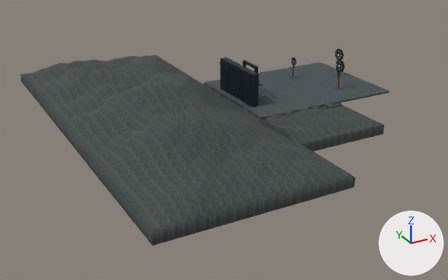
A saved change to the glTF model authoring/environment/coastal-supported-runtime.glb.
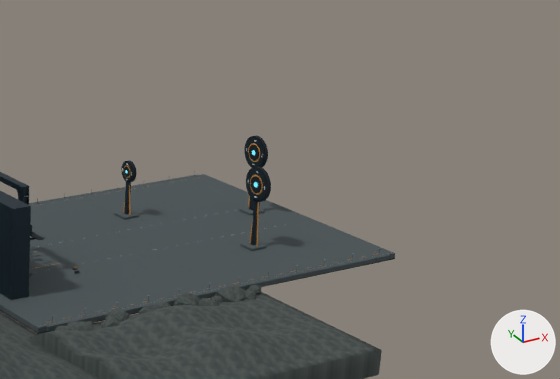
Each version appears first whole from a 50 mm camera at (-1130.0, -1577.0, 653.0) aimed at (-257.0, 11.0, -140.0), and next in a close-up on the part from 55% to 100% of the width and 0% to 48% of the height. Arrows for +X, +Y and +Z are at lower right; the lights stay in place. The first two pictures are the older version. Where no turn or scale is listed for an object, it has been applied to the vertices.

Objects in the first close-up: 'Mesh_NorthShore_941', 'Mesh_PortalLintel_251', 'Mesh_RightWing_250', 'Mesh_Slab_17', 'Mesh_Slab_24', 'Mesh_Slab_25', 'Mesh_Slab_33', 'Mesh_Slab_35', 'Mesh_Slab_62', 'Mesh_Slab_7', 'Mesh_Slab_8', 'Mesh_TargetInset_406', 'Mesh_TargetMast_400', 'Mesh_TargetMast_413', 'Mesh_TargetMast_426', 'Mesh_TargetPlate_404', 'Mesh_TargetShield_403', 'Mesh_TargetSupport_402', 'Mesh_TargetSupport_414', 'Mesh_WesternBluff_940' and 126 more.
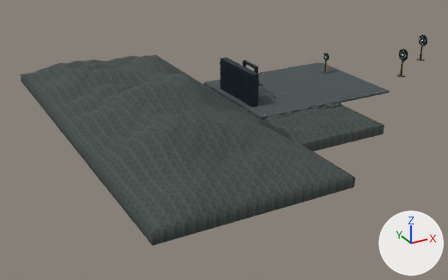
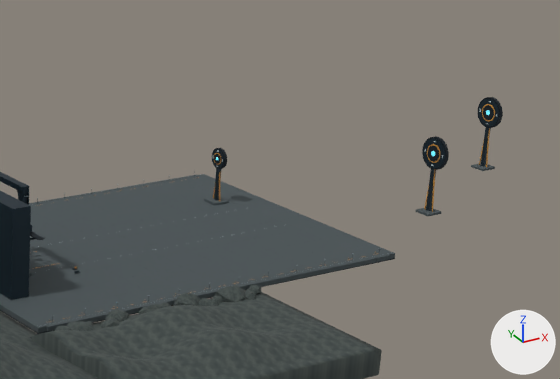
ob_joint_target01 is not drawn itself; it is the parent of ob_mesh_targetbase_399, ob_mesh_targettick_410, ob_mesh_targettick_411.
ob_joint_target02 is not drawn itself; it is the parent of ob_mesh_targetbase_412, ob_mesh_targetsupport_415, ob_mesh_targetshield_416, ob_mesh_targetplate_417, ob_mesh_targetring_418, ob_mesh_targetinset_419, ob_mesh_targetcore_420, ob_mesh_targettick_421.
ob_joint_target03 is not drawn itself; it is the parent of ob_mesh_targetbase_425, ob_mesh_targetsupport_427, ob_mesh_targetsupport_428, ob_mesh_targetshield_429, ob_mesh_targetplate_430, ob_mesh_targetring_431, ob_mesh_targetinset_432, ob_mesh_targetcore_433.

What differs and where, as boxes (x1, y1, x2, y2) in the close-ups (560 x 379 px):
'Mesh_TargetPlate_417', moved: before (247, 169, 267, 200); after (423, 139, 445, 168)
'Mesh_TargetPlate_430', moved: before (245, 138, 264, 167); after (478, 99, 499, 126)
'Mesh_TargetShield_416', moved: before (246, 167, 271, 202); after (422, 136, 449, 170)
'Mesh_TargetMast_413', moved: before (251, 199, 260, 245); after (426, 169, 436, 211)
'Mesh_TargetShield_429', moved: before (244, 136, 268, 168); after (478, 97, 503, 128)
'Mesh_TargetMast_400', moved: before (124, 182, 131, 214); after (214, 168, 221, 200)
'Mesh_TargetBase_412', moved: before (240, 242, 267, 251); after (416, 208, 441, 216)
'Mesh_TargetInset_419', moved: before (251, 176, 262, 193); after (428, 146, 439, 162)
'Mesh_TargetBase_399', moved: before (114, 211, 139, 220); after (204, 197, 229, 205)
'Mesh_TargetInset_432', moved: before (249, 145, 259, 161); after (483, 105, 494, 120)
'Mesh_TargetMast_426', moved: before (249, 197, 254, 210); after (481, 127, 491, 166)
'Mesh_TargetBase_425', moved: before (239, 207, 264, 215); after (471, 163, 495, 171)
'Mesh_TargetPlate_404', moved: before (122, 162, 133, 181); after (212, 149, 224, 168)
'Mesh_TargetShield_403', moved: before (121, 160, 137, 182); after (212, 148, 227, 169)
'Mesh_TargetRing_418', moved: before (250, 175, 263, 195); after (427, 144, 441, 163)
'Mesh_TargetSupport_415', moved: before (256, 202, 259, 246); after (432, 171, 435, 212)
'Mesh_TargetRing_431', moved: before (248, 143, 260, 162); after (482, 104, 495, 121)
'Mesh_TargetInset_406', moved: before (124, 167, 130, 177); after (214, 154, 221, 164)
'Mesh_TargetSupport_414', moved: before (249, 220, 253, 243); after (424, 185, 429, 209)
'Mesh_TargetSupport_427', moved: before (248, 196, 250, 208); after (479, 141, 484, 165)
'Mesh_TargetCore_420', moved: before (254, 182, 258, 188); after (431, 151, 435, 156)
'Mesh_TargetCore_433', moved: before (252, 150, 255, 155); after (486, 110, 490, 115)

Patch to the scene script:
```diff
--- a/authoring/environment/coastal-supported-runtime.glb.py
+++ b/authoring/environment/coastal-supported-runtime.glb.py
@@ ob_joint_target01 @@
 ob_joint_target01.parent = ob_coastalprovingground
-ob_joint_target01.location = (50.0, 82.0, 0.0)
+ob_joint_target01.location = (180.0, 75.0, 0.0)
@@ ob_mesh_targetmast_400 @@
 ob_mesh_targetmast_400 = bpy.data.objects.new('Mesh_TargetMast_400', me_mesh_targetmast_400)
-ob_mesh_targetmast_400.location = (50.0, 82.0, 29.0)
+ob_mesh_targetmast_400.location = (180.1, 75.0, 29.0)
@@ ob_mesh_targetsupport_402 @@
 ob_mesh_targetsupport_402 = bpy.data.objects.new('Mesh_TargetSupport_402', me_mesh_targetsupport_402)
-ob_mesh_targetsupport_402.location = (50.0, 78.0, 22.5)
+ob_mesh_targetsupport_402.location = (180.0, 71.0, 22.5)
@@ ob_mesh_targetshield_403 @@
 ob_mesh_targetshield_403 = bpy.data.objects.new('Mesh_TargetShield_403', me_mesh_targetshield_403)
-ob_mesh_targetshield_403.location = (50.0, 82.0, 56.0)
+ob_mesh_targetshield_403.location = (180.0, 75.0, 56.0)
@@ ob_mesh_targetplate_404 @@
 ob_mesh_targetplate_404 = bpy.data.objects.new('Mesh_TargetPlate_404', me_mesh_targetplate_404)
-ob_mesh_targetplate_404.location = (47.7, 82.0, 56.0)
+ob_mesh_targetplate_404.location = (177.6, 75.0, 56.0)
@@ ob_mesh_targetinset_406 @@
 ob_mesh_targetinset_406 = bpy.data.objects.new('Mesh_TargetInset_406', me_mesh_targetinset_406)
-ob_mesh_targetinset_406.location = (46.9, 82.0, 56.0)
+ob_mesh_targetinset_406.location = (176.9, 75.0, 56.0)
@@ ob_joint_target02 @@
 ob_joint_target02.parent = ob_coastalprovingground
-ob_joint_target02.location = (112.0, -84.0, 0.0)
+ob_joint_target02.location = (380.0, -85.0, 0.0)
@@ ob_mesh_targetmast_413 @@
 ob_mesh_targetmast_413 = bpy.data.objects.new('Mesh_TargetMast_413', me_mesh_targetmast_413)
-ob_mesh_targetmast_413.location = (112.0, -84.0, 38.5)
+ob_mesh_targetmast_413.location = (380.1, -85.0, 38.5)
@@ ob_mesh_targetsupport_414 @@
 ob_mesh_targetsupport_414 = bpy.data.objects.new('Mesh_TargetSupport_414', me_mesh_targetsupport_414)
-ob_mesh_targetsupport_414.location = (112.0, -80.0, 32.0)
+ob_mesh_targetsupport_414.location = (380.0, -81.0, 32.0)
@@ ob_joint_target03 @@
 ob_joint_target03.parent = ob_coastalprovingground
-ob_joint_target03.location = (193.0, 22.0, 0.0)
+ob_joint_target03.location = (580.0, 25.0, 0.0)
@@ ob_mesh_targetmast_426 @@
 ob_mesh_targetmast_426 = bpy.data.objects.new('Mesh_TargetMast_426', me_mesh_targetmast_426)
-ob_mesh_targetmast_426.location = (193.0, 22.0, 38.5)
+ob_mesh_targetmast_426.location = (580.1, 25.0, 38.5)
```
